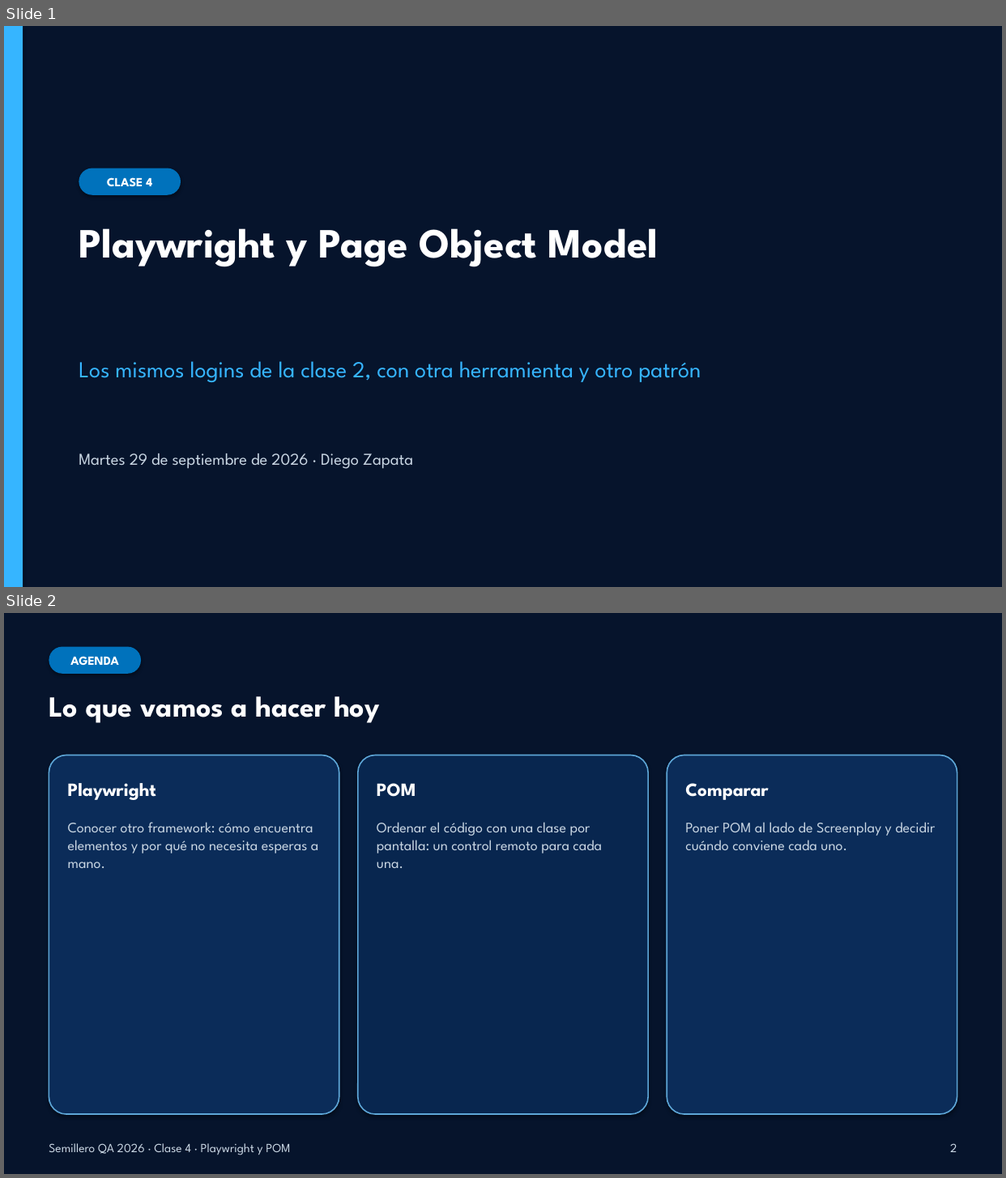
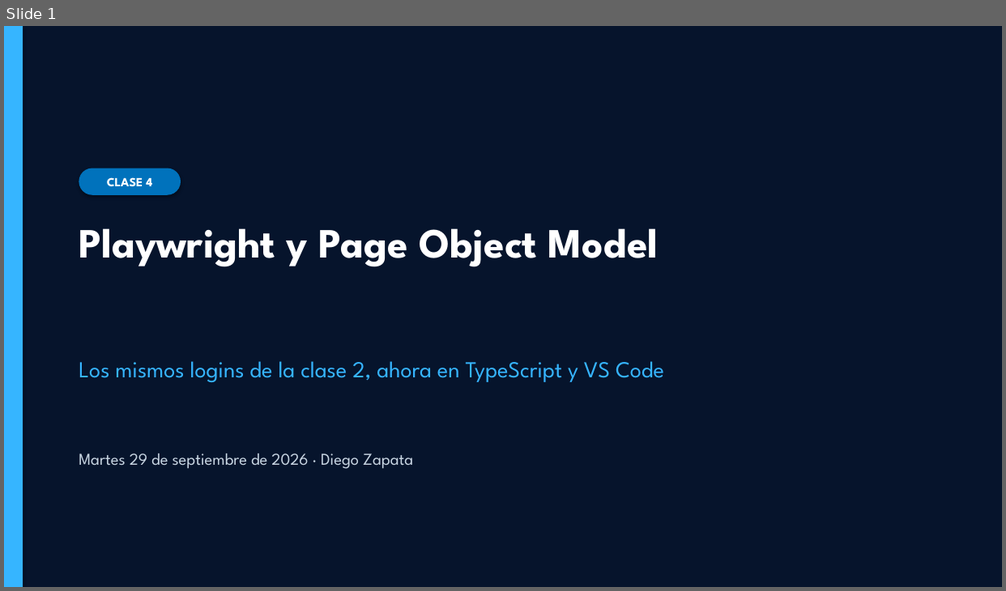
Before and after one commit to dzapbeta/semillero2026, a slide deck: material-de-apoyo/Clase4_Presentacion_Playwright_POM.pptx. Shown one above the other, each under a label of ours: slides 1 and 2 before the commit, slide 1 after it. The pictures are 1006x1178 and 1006x591 pixels, drawn with LibreOffice and Linux fonts; fonts in the diff are those of the drawing. Boxes give left, top, right and bottom in pixels: in the first picture for what was removed or moved away, otherwise in the second. Text is boxed around its words. In the diff, an @@ line names an element or a change of style, - is before the commit and + after.

```diff
--- a/material-de-apoyo/Clase4_Presentacion_Playwright_POM.pptx
+++ b/material-de-apoyo/Clase4_Presentacion_Playwright_POM.pptx
@@ slide 2 removed at box(4, 613, 1002, 1174), background #06142C @@
@@ rounded rectangle removed at box(49, 647, 141, 674) @@
-AGENDA
@@ text removed at box(49, 696, 380, 723) @@
-Lo que vamos a hacer hoy
@@ rounded rectangle removed at box(49, 756, 339, 1114) @@
@@ rounded rectangle removed at box(358, 756, 649, 1114) @@
@@ rounded rectangle removed at box(667, 756, 957, 1114) @@
@@ text removed at box(68, 783, 156, 800) @@
-Playwright
@@ text removed at box(377, 783, 416, 797) @@
-POM
@@ text removed at box(685, 783, 768, 800) @@
-Comparar
@@ text removed at box(68, 822, 318, 868) @@
-Conocer otro framework: cómo encuentra elementos y por qué no necesita esperas a mano.
@@ text removed at box(377, 822, 602, 868) @@
-Ordenar el código con una clase por pantalla: un control remoto para cada una.
@@ text removed at box(685, 822, 935, 850) @@
-Poner POM al lado de Screenplay y decidir cuándo conviene cada uno.
@@ text removed at box(49, 1144, 290, 1156) @@
-Semillero QA 2026 · Clase 4 · Playwright y POM
@@ text removed at box(950, 1144, 957, 1152) @@
-2
@@ slide 1 changed as well @@
@@ text at box(79, 361, 664, 382): text changed @@
-Los mismos logins de la clase 2, con otra herramienta y otro patrón
+Los mismos logins de la clase 2, ahora en TypeScript y VS Code
```
Also in this commit, not shown: 7 other slides changed, 2 slides added, 1 other slide removed, 19 other files.
